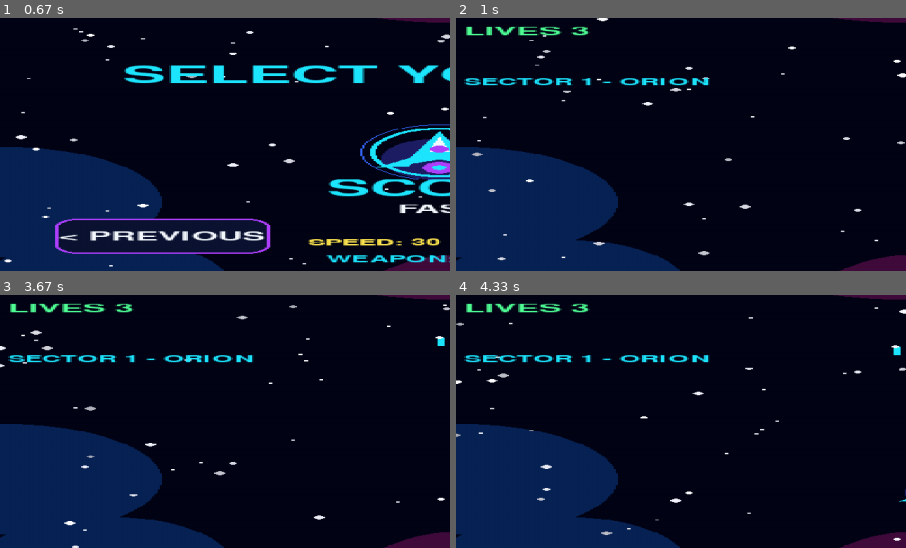
Above: before the commit, frames 1-4 (two rows, left to right).
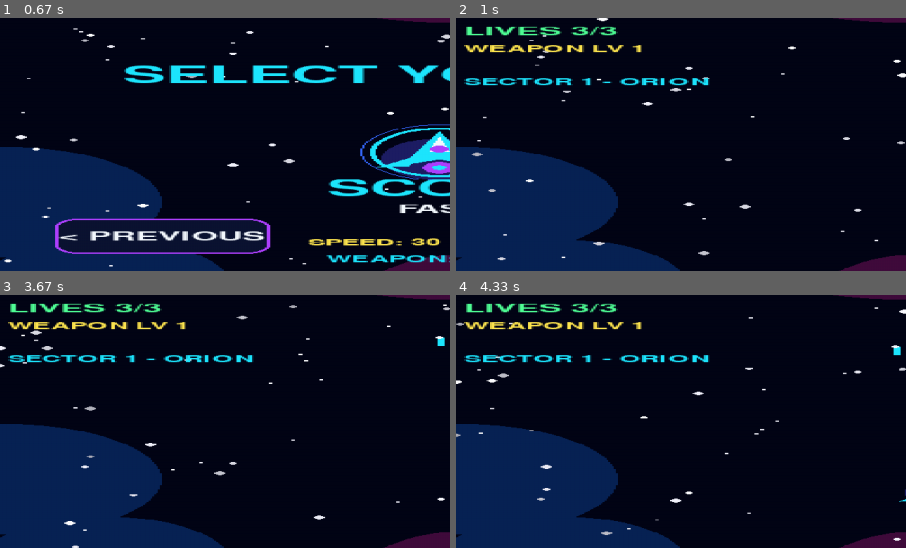
Above: after the commit, the same moments.

Repository: chaabiyoussef66-debug/galaxy-defender
Game: pygame game, started from main.py
The game is run twice, just before and just after one commit, with the same random seed, the same clock (stepped at 60 frames per second) and the same inputs.
Inputs (mouse positions are % of the whole screen's width and height, from its top left):
- Up to frame 1 (0.67 s): tap Enter at 0.33 s
- Up to frame 2 (1 s): tap Space at 0.67 s
- Up to frame 3 (3.67 s): click (60, 72) at 1.05 s; tap Ac Back at 1.33 s; click (87, 85) at 1.72 s; click (24, 13) at 2.05 s; click (50, 62) at 3.38 s
- Up to frame 4 (4.33 s): hold Left 3.67-4.2 s; tap Space at 3.73, 4.03, 4.3 s; click (47, 33) at 3.75 s; hold Left from 4.23 s (still down); click (76, 66) at 4.32 s
The pictures show only the part of the screen within x 1-51%, y 16-66%; the shares and areas given below are measured in that part.

Frame 1 is identical in both runs. In frame 2, 0.9% of the frame differs, in the area x 1-42%, y 3-14%; in frame 3, 0.9%; in frame 4, 0.9%.

Commit message:
Add permanent player upgrades to Galaxy Defender 3.2

Diff:
--- a/main.py
+++ b/main.py
@@ -290,10 +290,15 @@
     global score, lives, level, boss, spawn_timer, shot_timer
     global shield_timer, weapon_timer, boss_done, shake, boss_warning_timer
     global combo, combo_timer, bombs, bomb_flash, sector, sector_banner_timer
+    global weapon_level, max_lives, upgrade_flash_timer, upgrade_message
 
     px, py = W / 2, H - 110
     bullets, enemies, drops, particles, enemy_bullets = [], [], [], [], []
     score, lives, level = 0, SHIP_TYPES[selected_ship]["lives"], 1
+    max_lives = lives
+    weapon_level = 1
+    upgrade_flash_timer = 0
+    upgrade_message = "WEAPON SYSTEM READY"
     boss = None
     spawn_timer = shot_timer = 0
     shield_timer = weapon_timer = 0
@@ -506,6 +511,7 @@
         boss_warning_timer = max(0, boss_warning_timer - dt)
         combo_timer = max(0, combo_timer - dt)
         bomb_flash = max(0, bomb_flash - dt)
+        upgrade_flash_timer = max(0, upgrade_flash_timer - dt)
         if combo_timer == 0:
             combo = 0
         shake = max(0, shake - dt)
@@ -539,15 +545,26 @@
         # Auto-fire
         ship_data = SHIP_TYPES[selected_ship]
         normal_fire_rate = ship_data["fire"]
-        if shot_timer > (120 if weapon_timer > 0 else normal_fire_rate):
-            if weapon_timer > 0 or ship_data["spread"]:
+        # Permanent upgrades earned from bosses improve fire rate and damage
+        # for the rest of the current run.
+        fire_interval = max(85, normal_fire_rate - (weapon_level - 1) * 22)
+        if weapon_timer > 0:
+            fire_interval = min(fire_interval, 100)
+        shot_damage = 1 + (weapon_level - 1) // 2
+        if shot_timer > fire_interval:
+            if weapon_level >= 3 or weapon_timer > 0 or ship_data["spread"]:
                 bullets.extend([
-                    [px - 10, py - 24, -1.2],
-                    [px, py - 30, 0],
-                    [px + 10, py - 24, 1.2]
+                    [px - 10, py - 24, -1.2, shot_damage],
+                    [px, py - 30, 0, shot_damage],
+                    [px + 10, py - 24, 1.2, shot_damage]
+                ])
+            elif weapon_level == 2:
+                bullets.extend([
+                    [px - 10, py - 26, -0.5, shot_damage],
+                    [px + 10, py - 26, 0.5, shot_damage]
                 ])
             else:
-                bullets.append([px, py - 28, 0])
+                bullets.append([px, py - 28, 0, shot_damage])
 
             shot_timer = 0
             if random.random() < 0.12:
@@ -598,7 +615,7 @@
             for b in bullets[:]:
                 if math.hypot(ex - b[0], ey - b[1]) < radius + 9:
                     bullets.remove(b)
-                    e["hp"] -= 1
+                    e["hp"] -= b[3] if len(b) > 3 else 1
                     if e["hp"] <= 0:
                         enemies.remove(e)
                         combo = min(5, combo + 1) if combo_timer > 0 else 1
@@ -690,7 +707,7 @@
             for b in bullets[:]:
                 if math.hypot(bx - b[0], by - b[1]) < 48:
                     bullets.remove(b)
-                    boss["hp"] -= 1
+                    boss["hp"] -= b[3] if len(b) > 3 else 1
 
             # Boss identity and health
             phase_label = "  - PHASE III" if boss["phase"] == 3 else "  - PHASE II" if boss["phase"] == 2 else ""
@@ -703,10 +720,15 @@
             if boss["hp"] <= 0:
                 explosion(bx, by, PURPLE, 55)
                 score += 100
-                lives = min(5, lives + 1)
+                # Boss rewards are permanent until this run ends.
+                weapon_level = min(5, weapon_level + 1)
+                max_lives = min(8, max_lives + 1)
+                lives = min(max_lives, lives + 1)
                 bombs = min(4, bombs + 1)
                 shield_timer = max(shield_timer, 2500)
                 weapon_timer = max(weapon_timer, 3500)
+                upgrade_message = "UPGRADE! WEAPON LV " + str(weapon_level) + "  HULL +"
+                upgrade_flash_timer = 3200
                 boss = None
                 play_sound(power_sound)
 
@@ -745,7 +767,7 @@
                 elif d[2] == "bomb":
                     bombs = min(4, bombs + 1)
                 else:
-                    lives = min(5, lives + 1)
+                    lives = min(max_lives, lives + 1)
                 drops.remove(d)
                 play_sound(power_sound)
             elif d[1] > H:
@@ -757,7 +779,8 @@
         text("GALAXY DEFENDER", small, CYAN, 10, 10)
         text("SCORE " + str(score), font, WHITE, 10, 37)
         text("LEVEL " + str(level), font, YELLOW, 10, 101)
-        text("LIVES " + str(lives), font, GREEN, 10, 129)
+        text("LIVES " + str(lives) + "/" + str(max_lives), font, GREEN, 10, 129)
+        text("WEAPON LV " + str(weapon_level), small, YELLOW, 10, 157)
         text("SECTOR " + str(sector) + " - " + SECTOR_NAMES[(sector - 1) % len(SECTOR_NAMES)], small, CYAN, 10, 207)
 
         draw_button(pause_button, "PAUSE", PURPLE)
@@ -777,9 +800,14 @@
             text("NEW SECTOR: " + SECTOR_NAMES[(sector - 1) % len(SECTOR_NAMES)], small, WHITE, W / 2, banner.centery, True)
 
         if shield_timer > 0:
-            text("SHIELD", small, CYAN, 10, 157)
+            text("SHIELD", small, CYAN, 10, 181)
         if weapon_timer > 0:
-            text("POWER WEAPON", small, YELLOW, 10, 181)
+            text("POWER WEAPON", small, YELLOW, 150, 181)
+        if upgrade_flash_timer > 0:
+            upgrade_box = pygame.Rect(28, 345, W - 56, 54)
+            pygame.draw.rect(screen, (12, 35, 65), upgrade_box, border_radius=12)
+            pygame.draw.rect(screen, YELLOW, upgrade_box, 2, border_radius=12)
+            text(upgrade_message, small, YELLOW, W / 2, upgrade_box.centery, True)
 
         # Shake flash
         if shake > 0:
